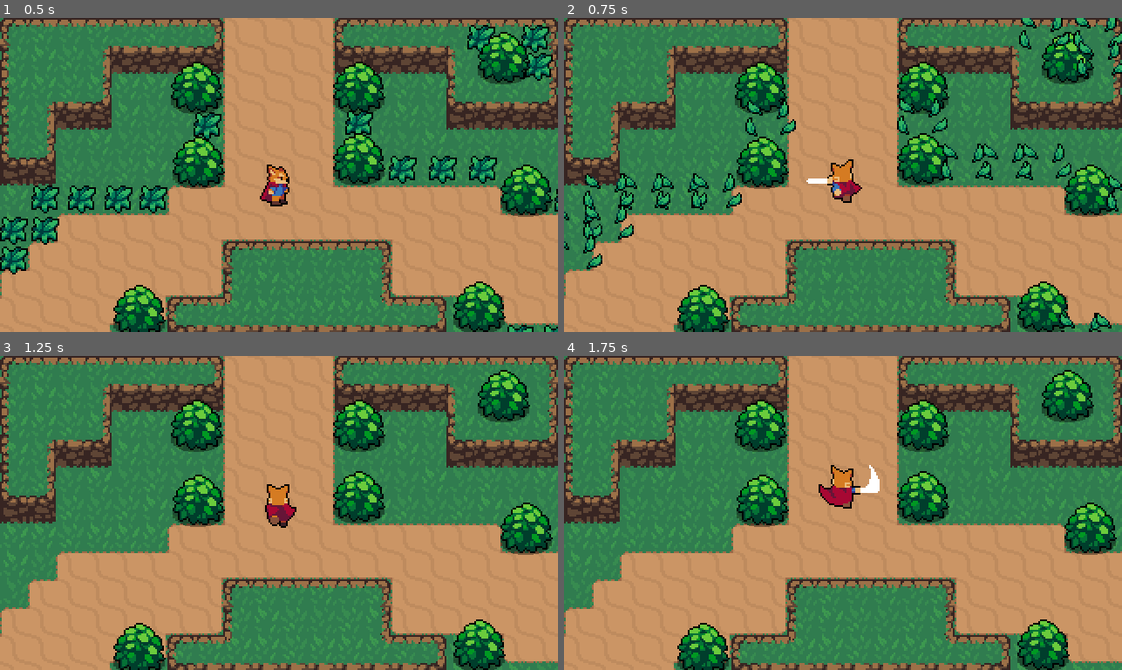
Above: before the commit, frames 1-4 (two rows, left to right).
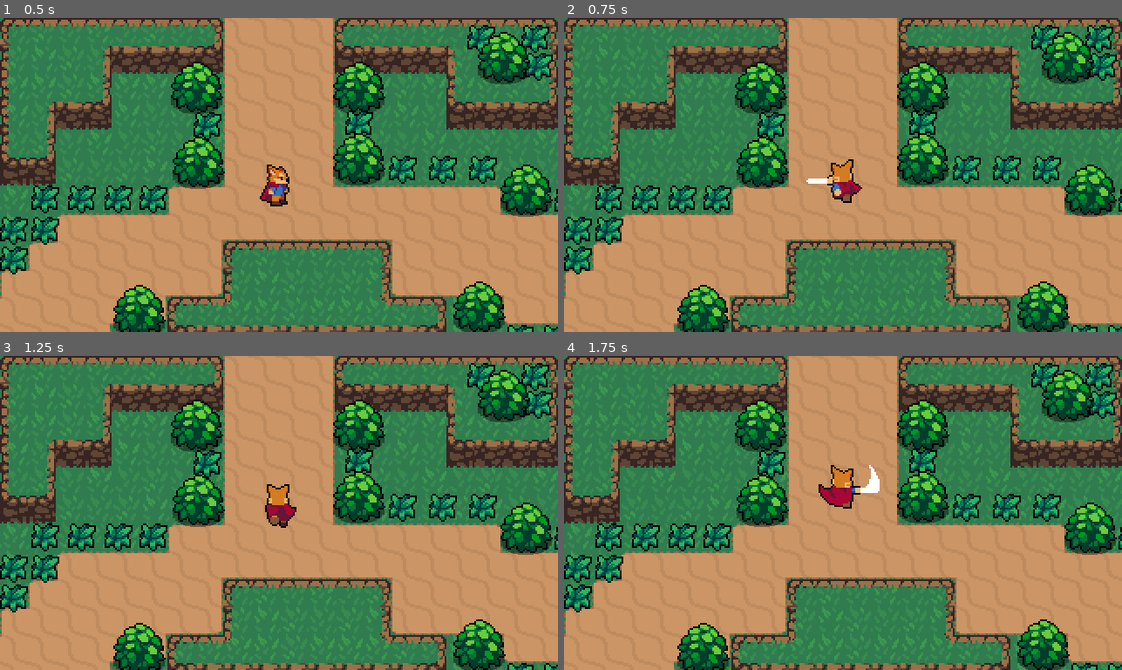
Above: after the commit, the same moments.

Repository: bagoferasers/ActionRPGTutorial
Game: Godot game, scene res://World.tscn
Two runs of this game, one before a commit and one after it. Both use one fixed random seed, a clock stepped at 60 frames per second and the inputs below.
Inputs:
- Up to frame 1 (0.5 s): no input
- Up to frame 2 (0.75 s): tap Enter at 0.5 s; hold Up (ui_up) from 0.53 s (still down); tap Space (attack) at 0.6 s
- Up to frame 3 (1.25 s): keep holding Up (ui_up)
- Up to frame 4 (1.75 s): keep holding Up (ui_up); tap Space (attack) at 1.35 s

Frame 1 is identical in both runs. In frame 2, 8.4% of the frame differs, in the area x 0-100%, y 0-100%; in frame 3, 5.1%; in frame 4, 5.1%.

Commit message:
hurtbox & hitbox start

Diff:
--- /dev/null
+++ b/Overlap/Hitbox.tscn
@@ -0,0 +1,5 @@
+[gd_scene format=2]
+
+[node name="Hitbox" type="Area2D"]
+
+[node name="CollisionShape2D" type="CollisionShape2D" parent="."]
--- /dev/null
+++ b/Overlap/Hurtbox.tscn
@@ -0,0 +1,5 @@
+[gd_scene format=2]
+
+[node name="Hurtbox" type="Area2D"]
+
+[node name="CollisionShape2D" type="CollisionShape2D" parent="."]
--- a/Player/Player.tscn
+++ b/Player/Player.tscn
@@ -1,7 +1,8 @@
-[gd_scene load_steps=38 format=2]
+[gd_scene load_steps=40 format=2]
 
 [ext_resource path="res://Player/Player.gd" type="Script" id=1]
 [ext_resource path="res://Player/Player.png" type="Texture" id=2]
+[ext_resource path="res://Overlap/Hitbox.tscn" type="PackedScene" id=3]
 
 [sub_resource type="CapsuleShape2D" id=1]
 radius = 4.0
@@ -373,6 +374,10 @@
 graph_offset = Vector2( 261, 95.0924 )
 
 [sub_resource type="AnimationNodeStateMachinePlayback" id=17]
+
+[sub_resource type="CapsuleShape2D" id=36]
+radius = 6.0
+height = 8.0
 
 [node name="Player" type="KinematicBody2D"]
 position = Vector2( 0, -8 )
@@ -411,3 +416,15 @@
 parameters/Attack/blend_position = Vector2( 0.316583, -0.113143 )
 parameters/Idle/blend_position = Vector2( 0, 0 )
 parameters/Run/blend_position = Vector2( 0, 0 )
+
+[node name="HitboxPivot" type="Position2D" parent="."]
+position = Vector2( 0, 3 )
+
+[node name="SwordHitbox" parent="HitboxPivot" instance=ExtResource( 3 )]
+position = Vector2( 0, -4 )
+
+[node name="CollisionShape2D" parent="HitboxPivot/SwordHitbox" index="0"]
+position = Vector2( 0, 4 )
+shape = SubResource( 36 )
+
+[editable path="HitboxPivot/SwordHitbox"]
--- a/World/Grass.gd
+++ b/World/Grass.gd
@@ -1,12 +1,13 @@
 extends Node2D
 
-func _process(delta):
-	if Input.is_action_just_pressed("attack"):
+func create_grass_effect():
 		# GrassEffect is the scene, grassEffect is a node with an instance of the scene
 		var GrassEffect = load("res://Effects/GrassEffect.tscn")
 		var grassEffect = GrassEffect.instance()
 		var world = get_tree().current_scene
 		world.add_child(grassEffect)
 		grassEffect.global_position = global_position
-		# adds node to list to be removed from game
-		queue_free()
+
+func _on_Hurtbox_area_entered(area):
+	create_grass_effect()
+	queue_free()
--- a/World/Grass.tscn
+++ b/World/Grass.tscn
@@ -1,7 +1,11 @@
-[gd_scene load_steps=3 format=2]
+[gd_scene load_steps=5 format=2]
 
 [ext_resource path="res://World/Grass.png" type="Texture" id=1]
 [ext_resource path="res://World/Grass.gd" type="Script" id=2]
+[ext_resource path="res://Overlap/Hurtbox.tscn" type="PackedScene" id=3]
+
+[sub_resource type="RectangleShape2D" id=1]
+extents = Vector2( 6, 6 )
 
 [node name="Grass" type="Node2D"]
 script = ExtResource( 2 )
@@ -12,3 +16,13 @@
 texture = ExtResource( 1 )
 centered = false
 offset = Vector2( -8, -8 )
+
+[node name="Hurtbox" parent="." instance=ExtResource( 3 )]
+
+[node name="CollisionShape2D" parent="Hurtbox" index="0"]
+position = Vector2( 8, 8 )
+shape = SubResource( 1 )
+
+[connection signal="area_entered" from="Hurtbox" to="." method="_on_Hurtbox_area_entered"]
+
+[editable path="Hurtbox"]
